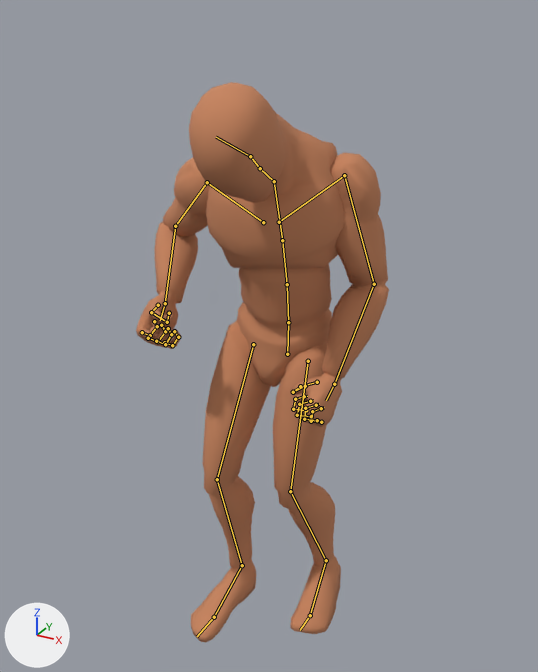
A saved change to the Blender file rigs/human/emotions/animation-human-victory.blend.
Both versions are drawn from a camera (50 mm lens) standing at (0.898, -1.723, 1.809) and looking at (-0.011, -0.07, 0.983). Every picture has the same lights, and +X, +Y and +Z are marked at lower left. The older version comes first. Both versions are drawn at frame 11 of the action 'Victory'; the numbers are the values there. The bones that change, and the others that lie on the model, are drawn over the model as lines.

In view in the first picture: 'Mannequin'.
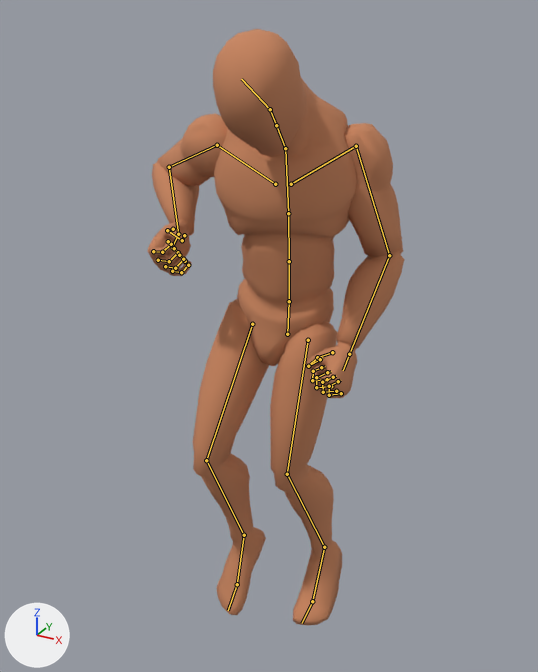
The change in detail:
Bone 'CTRL_ILLEG_L' (bone_ctrl_illeg_l) moves from (0.022, 0.056, 0.025) to (0.02, 0.042, 0.091).
Bone 'CTRL_ILLEG_L' (bone_ctrl_illeg_l) turns from (11, 0, 5) to (34, 0, 3) degrees about its own x, y and z.
Bone 'CTRL_ILLEG_R' (bone_ctrl_illeg_r) moves from (-0.023, -0.117, 0.043) to (-0.022, -0.104, 0.156).
Bone 'CTRL_ILLEG_R' (bone_ctrl_illeg_r) turns from (4, 0, -5) to (15, 0, -3) degrees about its own x, y and z.
Bone 'DRV_foot_R' (bone_drv_foot_r) turns from (0, 0, 0) to (35, -2, 1) degrees about its own x, y and z.
Bone 'CTRL_Arm_L' (bone_ctrl_arm_l) moves from (0.529, -0.204, -0.521) to (0.453, -0.165, -0.501).
Bone 'CTRL_Arm_L' (bone_ctrl_arm_l) turns from (-57, 106, -102) to (88, 77, 39) degrees about its own x, y and z.
Bone 'CTRL_Arm_R' (bone_ctrl_arm_r) moves from (-0.363, -0.288, -0.498) to (-0.181, -0.241, -0.522).
Bone 'CTRL_Arm_R' (bone_ctrl_arm_r) turns from (73, -107, -34) to (67, -106, -12) degrees about its own x, y and z.
Bone 'POLEARM_R' (bone_polearm_r) moves from (-0.275, -0.206, -0.046) to (-0.148, -0.267, 0.011).
Bone 'CTRL_Hips' (bone_ctrl_hips) moves from (-0.002, -0.023, -0.025) to (-0.002, -0.025, 0.039).
Bone 'CTRL_Hips' (bone_ctrl_hips) turns from (-10, 3, -1) to (-11, 4, -1) degrees about its own x, y and z.
Bone 'DRV_spine.001' (bone_drv_spine_001) turns from (13, 8, 2) to (12, 9, 2) degrees about its own x, y and z.
Bone 'DRV_spine_002' (bone_drv_spine_002) turns from (13, 7, 3) to (11, 8, 2) degrees about its own x, y and z.
Bone 'DRV_spine.003' (bone_drv_spine_003) turns from (14, 6, 3) to (11, 7, 3) degrees about its own x, y and z.
Bone 'DRV_head' (bone_drv_head) turns from (15, -3, 2) to (17, -4, 2) degrees about its own x, y and z.
Bone 'DRV_head_tip' (bone_drv_head_tip) turns from (15, -3, 3) to (17, -4, 3) degrees about its own x, y and z.
Bone 'DRV_shoulder_R' (bone_drv_shoulder_r) turns from (1, 1, 0) to (4, 2, 0) degrees about its own x, y and z.

Location of each change, (x1, y1, x2, y2) in pixels of the pictures (538 x 672 px):
'Mannequin', posed (6% taller)
    before: (136, 82, 389, 642)
    after: (148, 29, 404, 625)
